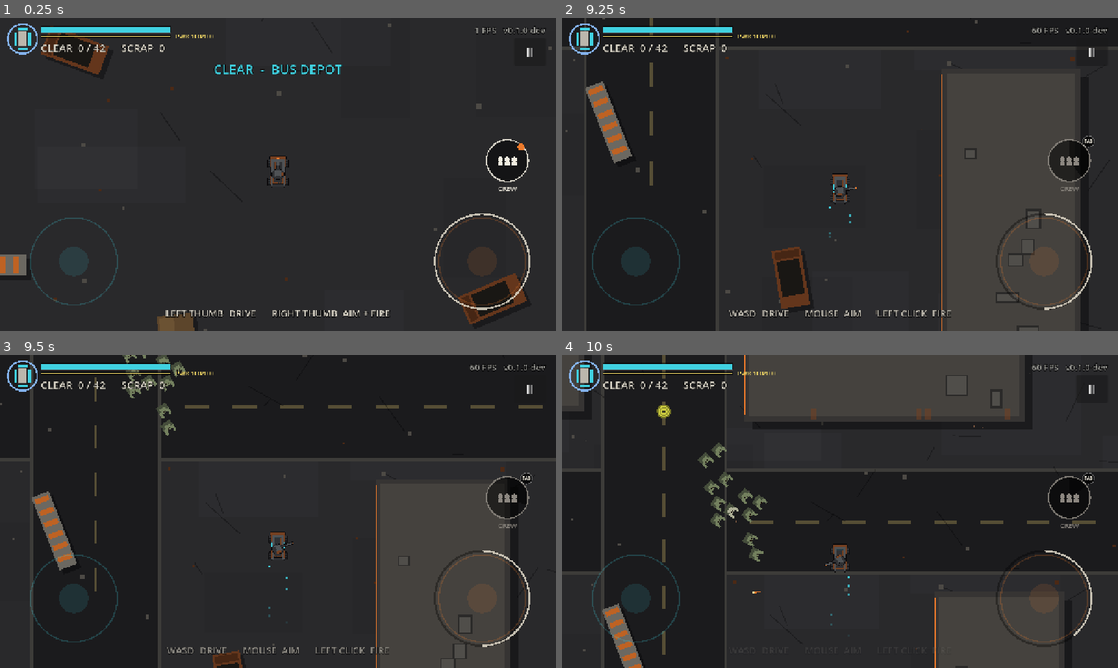
Above: before the commit, frames 1-4 (two rows, left to right).
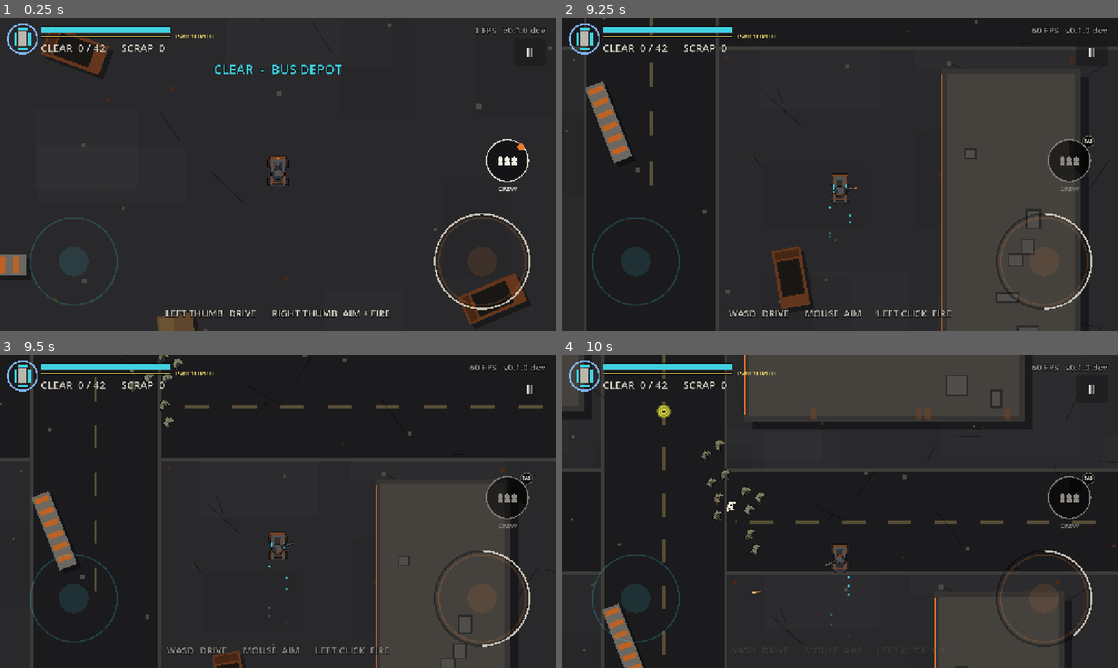
Above: after the commit, the same moments.

Repository: Asmogius/helriders-game
Game: Godot game, scene res://scenes/mission.tscn
Same seed, same stepped clock (60 frames per second), same inputs: the game is played once before the commit and once after it. This scene is started directly instead of the project's main scene.
Inputs (mouse positions are in pixels of both pictures, inside the frame that each line leads up to):
- Up to frame 1 (0.25 s): no input
- Up to frame 2 (9.25 s): click "II" at 0.5 s; click "RESTART JOB" at 1.25 s; click "CLICK AGAIN TO RESTART THE JOB" at 2 s; tap Enter (ui_accept) at 2.75, 3.02, 6.02, 9.02 s; move the mouse to (962, 158) at 2.77 s; hold D 2.78-3.5 s; tap 1 at 2.85 s; click (962, 158) at 2.92 s; drag from (728, 190) to (812, 237) at 3.52 s; move the mouse to (895, 105) at 4.27 s; hold D 4.28-5 s; tap Keypad Enter at 4.35 s; drag from (812, 237) to (673, 127) at 5.02 s; move the mouse to (1006, 221) at 5.77 s; hold Left (ui_left) 5.78-6.5 s; tap E at 5.85 s; drag from (673, 127) to (756, 96) at 6.52 s; move the mouse to (867, 174) at 7.27 s; hold Down (ui_down) 7.28-8 s; tap Tab at 7.35 s; click (867, 174) at 7.42 s; drag from (756, 96) to (728, 190) at 8.02 s; move the mouse to (962, 158) at 8.77 s; hold W from 8.78 s (still down); tap 9 at 8.85 s
- Up to frame 3 (9.5 s): keep holding W
- Up to frame 4 (10 s): release W at 9.5 s; drag from (728, 527) to (812, 574) at 9.52 s

Frames 1-2 are identical in both runs. In frame 3, 0.5% of the frame differs, in the area x 22-34%, y 0-26%; in frame 4, 0.8%, in the area x 24-37%, y 27-66%.

Commit message:
V3 style sample: voxel Shambler (6 variants, shamble, lunge, hit flash) and Tank (walk, roar, charge, stumble) at 16 headings

Diff:
--- /dev/null
+++ b/art/zombies/zombies.json
@@ -0,0 +1,264 @@
+{
+ "texture": "zombies.png",
+ "headings": 16,
+ "kinds": {
+  "shambler": {
+   "frame_w": 52,
+   "frame_h": 52,
+   "rows": {
+    "v0_walk_0": [
+     0,
+     0
+    ],
+    "v0_walk_1": [
+     0,
+     52
+    ],
+    "v0_walk_2": [
+     0,
+     104
+    ],
+    "v0_walk_3": [
+     0,
+     156
+    ],
+    "v0_lunge_0": [
+     0,
+     208
+    ],
+    "v0_lunge_1": [
+     0,
+     260
+    ],
+    "v1_walk_0": [
+     0,
+     312
+    ],
+    "v1_walk_1": [
+     0,
+     364
+    ],
+    "v1_walk_2": [
+     0,
+     416
+    ],
+    "v1_walk_3": [
+     0,
+     468
+    ],
+    "v1_lunge_0": [
+     0,
+     520
+    ],
+    "v1_lunge_1": [
+     0,
+     572
+    ],
+    "v2_walk_0": [
+     0,
+     624
+    ],
+    "v2_walk_1": [
+     0,
+     676
+    ],
+    "v2_walk_2": [
+     0,
+     728
+    ],
+    "v2_walk_3": [
+     0,
+     780
+    ],
+    "v2_lunge_0": [
+     0,
+     832
+    ],
+    "v2_lunge_1": [
+     0,
+     884
+    ],
+    "v3_walk_0": [
+     0,
+     936
+    ],
+    "v3_walk_1": [
+     832,
+     0
+    ],
+    "v3_walk_2": [
+     832,
+     52
+    ],
+    "v3_walk_3": [
+     832,
+     104
+    ],
+    "v3_lunge_0": [
+     832,
+     156
+    ],
+    "v3_lunge_1": [
+     832,
+     208
+    ],
+    "v4_walk_0": [
+     832,
+     260
+    ],
+    "v4_walk_1": [
+     832,
+     312
+    ],
+    "v4_walk_2": [
+     832,
+     364
+    ],
+    "v4_walk_3": [
+     832,
+     416
+    ],
+    "v4_lunge_0": [
+     832,
+     468
+    ],
+    "v4_lunge_1": [
+     832,
+     520
+    ],
+    "v5_walk_0": [
+     832,
+     572
+    ],
+    "v5_walk_1": [
+     832,
+     624
+    ],
+    "v5_walk_2": [
+     832,
+     676
+    ],
+    "v5_walk_3": [
+     832,
+     728
+    ],
+    "v5_lunge_0": [
+     832,
+     780
+    ],
+    "v5_lunge_1": [
+     832,
+     832
+    ],
+    "flash": [
+     832,
+     884
+    ]
+   },
+   "variants": 6
+  },
+  "tank": {
+   "frame_w": 98,
+   "frame_h": 98,
+   "rows": {
+    "walk_0": [
+     0,
+     988
+    ],
+    "walk_1": [
+     0,
+     1086
+    ],
+    "walk_2": [
+     0,
+     1184
+    ],
+    "walk_3": [
+     0,
+     1282
+    ],
+    "roar_0": [
+     0,
+     1380
+    ],
+    "roar_1": [
+     0,
+     1478
+    ],
+    "charge": [
+     0,
+     1576
+    ],
+    "stumble": [
+     0,
+     1674
+    ],
+    "flash": [
+     0,
+     1772
+    ]
+   },
+   "variants": 1
+  }
+ },
+ "sample_colours": {
+  "ZOMBIE_CLOTH_0": [
+   112,
+   90,
+   70,
+   63,
+   61,
+   70
+  ],
+  "ZOMBIE_CLOTH_1": [
+   90,
+   102,
+   119,
+   73,
+   63,
+   53
+  ],
+  "ZOMBIE_CLOTH_2": [
+   134,
+   126,
+   112,
+   56,
+   58,
+   63
+  ],
+  "ZOMBIE_CLOTH_3": [
+   107,
+   70,
+   65,
+   80,
+   78,
+   70
+  ],
+  "ZOMBIE_CLOTH_4": [
+   85,
+   97,
+   75,
+   61,
+   53,
+   48
+  ],
+  "ZOMBIE_CLOTH_5": [
+   117,
+   107,
+   85,
+   70,
+   78,
+   90
+  ],
+  "ZOMBIE_EYE": [
+   190,
+   60,
+   40
+  ],
+  "ZOMBIE_FLASH": [
+   240,
+   232,
+   214
+  ]
+ }
+}
--- a/scripts/zombie.gd
+++ b/scripts/zombie.gd
@@ -295,7 +295,91 @@
 	queue_redraw()
 
 
+# --- V3 style sample (P3): voxel zombie sheets for the Shambler and the Tank.
+# Drawing only: reads kind, rotation, charge state and _flash; never changes
+# stats or AI. Missing atlas or another kind -> the code-drawn body below.
+# The atlas is loaded once and shared (static); no per-zombie art nodes.
+const ZOMBIE_ATLAS := "res://art/zombies/zombies.json"   # P0 atlas loader stand-in
+static var _art_meta: Dictionary = {}
+static var _art_tex: Texture2D
+static var _art_tried := false
+var art_pose_override := ""      # captures and tests: force a pose row (e.g. "lunge_1")
+var _art_t := 0.0                # walk cycle phase, advanced by distance walked
+var _art_last := Vector2.ZERO
+var _art_key := -1
+
+
+static func art_atlas() -> Dictionary:
+	if not _art_tried:
+		_art_tried = true
+		if FileAccess.file_exists(ZOMBIE_ATLAS):
+			var data: Variant = JSON.parse_string(FileAccess.get_file_as_string(ZOMBIE_ATLAS))
+			var tex_path := ZOMBIE_ATLAS.get_base_dir().path_join("zombies.png")
+			if data is Dictionary and ResourceLoader.exists(tex_path):
+				_art_meta = data
+				_art_tex = load(tex_path)
+	return _art_meta
+
+
+func has_art() -> bool:
+	return (art_atlas().get("kinds", {}) as Dictionary).has(kind)
+
+
+## The pose row this zombie shows now (Shambler rows carry a variant prefix).
+func art_row() -> String:
+	var pose := "walk_%d" % (int(_art_t) % 4)
+	if _flash > 0.5:
+		return "flash"
+	if kind == "tank":
+		match charge:
+			Charge.WINDUP:
+				pose = "roar_%d" % (int(Time.get_ticks_msec() / 125) % 2)
+			Charge.CHARGE:
+				pose = "charge"
+			Charge.STUMBLE:
+				pose = "stumble"
+	if art_pose_override != "":
+		pose = art_pose_override
+	if kind == "shambler" and pose != "flash":
+		var info: Dictionary = _art_meta.kinds.shambler
+		return "v%d_%s" % [get_instance_id() % int(info.variants), pose]   # no RNG: seeded spawns stay put
+	return pose
+
+
+func art_heading() -> int:
+	var n: int = int(_art_meta.get("headings", 16))
+	return posmod(int(round(global_rotation / (TAU / float(n)))), n)
+
+
+func _process(_delta: float) -> void:
+	if not active or not has_art():
+		return
+	if texture_filter != CanvasItem.TEXTURE_FILTER_NEAREST:
+		texture_filter = CanvasItem.TEXTURE_FILTER_NEAREST
+	_art_t += position.distance_to(_art_last) / (6.0 if kind == "shambler" else 10.0)   # one frame per 6/10 px walked
+	_art_last = position
+	var key := art_heading() * 64 + art_row().hash() % 64
+	if key != _art_key:
+		_art_key = key
+		queue_redraw()
+
+
+func _draw_art() -> void:
+	var info: Dictionary = _art_meta.kinds[kind]
+	var row: Array = (info.rows as Dictionary).get(art_row(), info.rows.values()[0])
+	var fw: float = info.frame_w
+	var fh: float = info.frame_h
+	var src := Rect2(float(row[0]) + art_heading() * fw, float(row[1]), fw, fh)
+	draw_set_transform(Vector2.ZERO, -rotation, Vector2.ONE)   # sheets carry the heading; never rotate them
+	draw_texture_rect_region(_art_tex, Rect2(Vector2(-fw, -fh) * 0.5, Vector2(fw, fh)), src)
+	draw_set_transform(Vector2.ZERO, 0.0, Vector2.ONE)
+
+
 func _draw() -> void:
+	if has_art():
+		_draw_art()
+		draw_status(radius + 4.0)
+		return
 	match kind:
 		"brute":
 			_draw_body(1.45, T.COL_BRUTE, T.COL_ZOMBIE_DARK.darkened(0.2))
--- /dev/null
+++ b/tests/zombie_sample_test.gd
@@ -0,0 +1,60 @@
+extends SceneTree
+## V3 style sample: Shambler and Tank voxel sheets, poses, fallback.
+
+const Zombie := preload("res://scripts/zombie.gd")
+var fails := 0
+
+
+func check(ok: bool, msg: String) -> void:
+	if not ok:
+		fails += 1
+		printerr("FAIL: ", msg)
+
+
+func _init() -> void:
+	_run.call_deferred()
+
+
+func _z(kind: String) -> Node2D:
+	var z: Node2D = Zombie.new()
+	root.add_child(z)
+	z.activate(Vector2.ZERO, kind)
+	return z
+
+
+func _run() -> void:
+	var meta := Zombie.art_atlas()
+	if not meta.is_empty():
+		var s := _z("shambler")
+		check(s.has_art(), "shambler has art")
+		var kinds: Dictionary = meta.kinds
+		check(int(kinds.shambler.variants) == 6, "6 Shambler variants")
+		check((kinds.shambler.rows as Dictionary).has(s.art_row()), "shambler row exists: " + s.art_row())
+		for v in 6:
+			for pose in ["walk_0", "walk_3", "lunge_0", "lunge_1"]:
+				check((kinds.shambler.rows as Dictionary).has("v%d_%s" % [v, pose]), "row v%d_%s" % [v, pose])
+		s.rotation = 5 * TAU / 16.0
+		check(s.art_heading() == 5, "heading frame follows rotation")
+		s._flash = 1.0
+		check(s.art_row() == "flash", "hit flash row")
+		var t := _z("tank")
+		check(t.has_art() and t.art_row().begins_with("walk_"), "tank walks")
+		t.charge = Zombie.Charge.WINDUP
+		check(t.art_row().begins_with("roar_"), "tank roars in the wind-up")
+		t.charge = Zombie.Charge.CHARGE
+		check(t.art_row() == "charge", "tank charge pose")
+		t.charge = Zombie.Charge.STUMBLE
+		check(t.art_row() == "stumble", "tank stumble pose")
+		var b := _z("brute")
+		check(not b.has_art(), "brute keeps the code-drawn body (not in the sample)")
+		check(int(kinds.tank.frame_w) > int(kinds.shambler.frame_w) * 1.6, "tank about 2x the shambler")
+		check(s.radius == 13.0 and t.radius == 25.0, "hit circles unchanged")
+	# Fallback: no atlas -> code-drawn, no error.
+	Zombie._art_meta = {}
+	Zombie._art_tried = true
+	var f := _z("shambler")
+	check(not f.has_art(), "fallback without the atlas")
+	f.queue_redraw()
+	Zombie._art_tex = null
+	print("ZOMBIE SAMPLE TEST ", "PASSED" if fails == 0 else "FAILED (%d)" % fails)
+	quit(1 if fails else 0)
--- /dev/null
+++ b/tools/art/capture_zombies_sample.gd
@@ -0,0 +1,63 @@
+extends SceneTree
+## V3 style sample capture (needs a display; not headless):
+##   xvfb-run -s "-screen 0 1280x720x24" godot --path . -s res://tools/art/capture_zombies_sample.gd -- out.png [before]
+## In the mission scene: a ring of Shamblers (all 6 clothing variants, walking
+## toward the rig, two in the lunge pose, one hit-flashing) and three Tanks
+## (walking, roaring in the wind-up, charging). "before": the code-drawn look.
+
+const Zombie := preload("res://scripts/zombie.gd")
+
+var _frames := 0
+var _out := "user://zombies_sample.png"
+var _before := false
+var _m: Node
+var _z: Array = []
+
+
+func _init() -> void:
+	var args := OS.get_cmdline_user_args()
+	if args.size() > 0:
+		_out = args[0]
+	_before = args.size() > 1 and args[1] == "before"
+	change_scene_to_file.call_deferred("res://scenes/mission.tscn")
+
+
+func _process(_delta: float) -> bool:
+	_frames += 1
+	if _frames == 40:
+		_m = current_scene
+		_m.set("auto_spawn_specials", false)
+		if _before:
+			Zombie._art_tried = true
+			Zombie._art_meta = {}
+		var cam := root.get_camera_2d()
+		if cam != null:
+			cam.zoom = Vector2(2.6, 2.6)
+		var p: Vector2 = _m.vehicle.global_position
+		_m.vehicle.set_physics_process(false)
+		for i in 10:
+			var at := p + Vector2(150, 0).rotated(i * TAU / 10.0 + 0.2) * (1.0 if i % 2 == 0 else 0.75)
+			var z: Node2D = _m.zombies.spawn_at(at, "shambler")
+			if z != null:
+				_z.append(z)
+				if i == 3 or i == 7:
+					z.art_pose_override = "lunge_1"
+		for off: Vector2 in [Vector2(-200, -95), Vector2(215, -90), Vector2(-20, 125)]:
+			var t: Node2D = _m.zombies.spawn_at(p + off, "tank")
+			if t != null:
+				_z.append(t)
+	if _frames == 70 and not _z.is_empty():
+		var tanks := _z.filter(func(z): return z.kind == "tank")
+		if tanks.size() >= 2:
+			tanks[1].charge = Zombie.Charge.WINDUP
+			tanks[1].charge_time = 99.0
+		if tanks.size() >= 3:
+			tanks[2].charge = Zombie.Charge.CHARGE
+			tanks[2].charge_time = 99.0
+		_z[0]._flash = 1.0
+		_z[0].queue_redraw()
+	if _frames == 74:
+		root.get_texture().get_image().save_png(_out)
+		print("saved ", _out)
+		quit()
+	return false
Binary file added: art/previews/sample_zombies.png
Binary file added: art/previews/sample_zombies_before.png
Binary file added: art/zombies/zombies.png
Not shown, added: art/zombies/zombies.png.import
Not shown, changed: export_presets.cfg
Not shown, added: tests/zombie_sample_test.gd.uid
